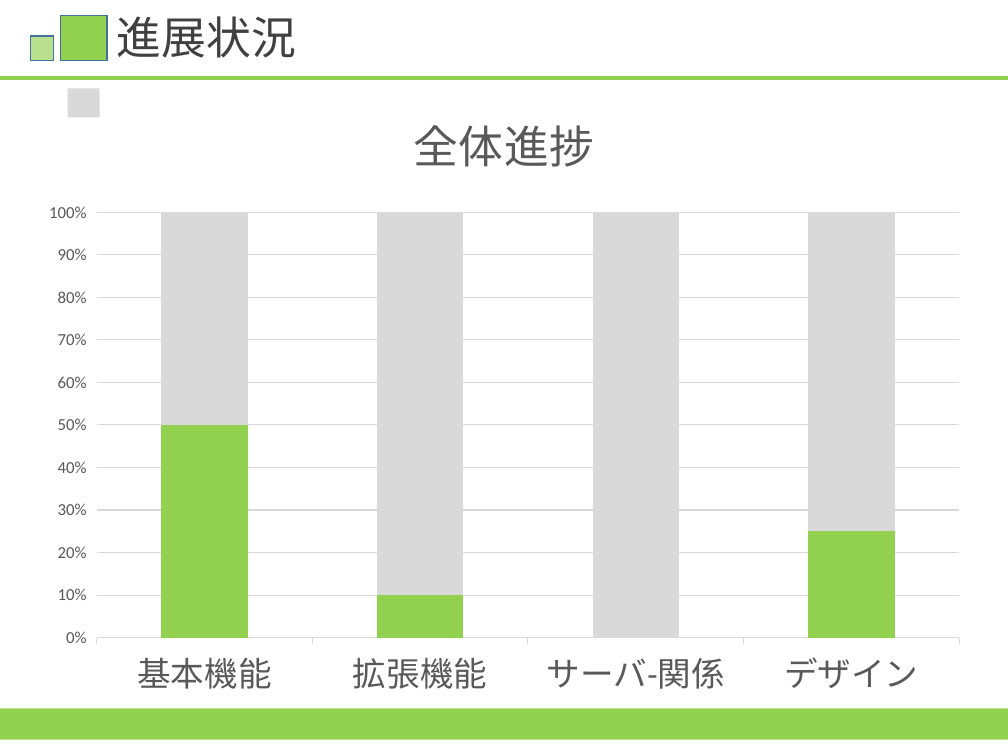
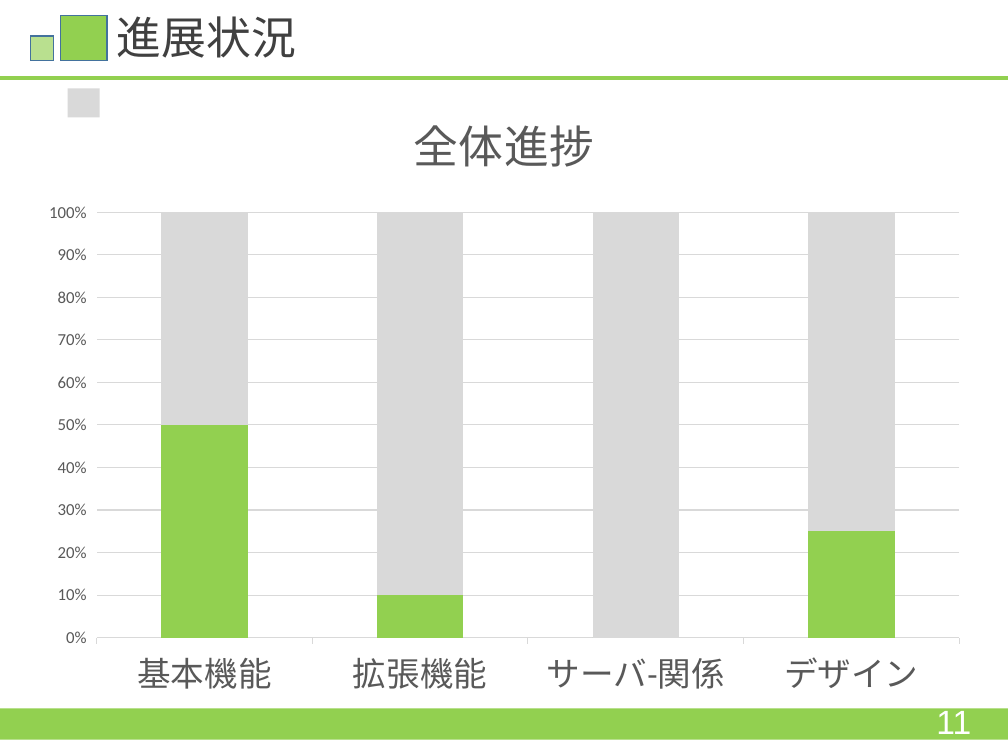
Before and after one commit to HamuroAC/Hamfile, a slide deck: slide 15 of 資料/発表資料.pptx. Drawn at 1008x756 pixels with LibreOffice and Linux fonts; fonts in the diff are those of the drawing. Boxes give left, top, right and bottom in pixels: in the first picture for what was removed or moved away, otherwise in the second. Text is boxed around its words. In the diff, an @@ line names an element or a change of style, - is before the commit and + after.

```diff
--- a/資料/発表資料.pptx
+++ b/資料/発表資料.pptx
@@ text added at <box>936,707,971,741</box>, 24 pt, text #FFFFFF @@
+11
```
Also in this commit, not shown: 12 other slides changed, 1 slide added, 1 slide removed.
